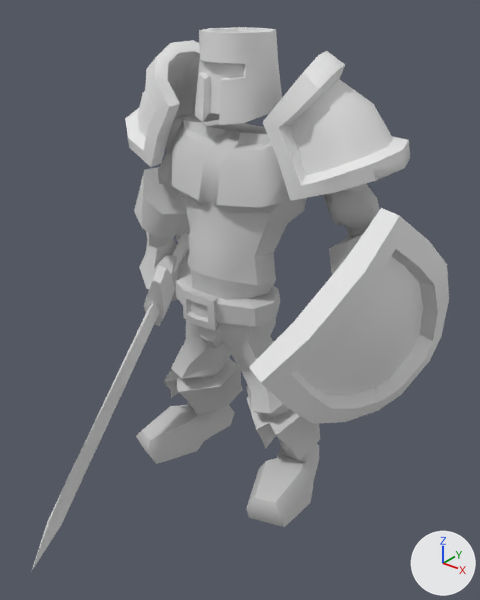
What one commit did to the FBX model Assets/Meshes/Knight.FBX.
Before and after are seen from a 50 mm lens placed at (1.58, -1.9, 2.06), pointed at (0.14, -0.11, 0.94). The lights are fixed; the arrows at lower right show +X, +Y and +Z. Where no turn or scale is listed for an object, it has been applied to the vertices.

Names of what the first picture shows: 'Sword_ArmL', 'Sword_ArmR', 'Sword_Body', 'Sword_Head', 'Sword_Shield', 'Sword_ShoulderL', 'Sword_ShoulderR', 'Sword_Trousers', 'Sword_sword'.
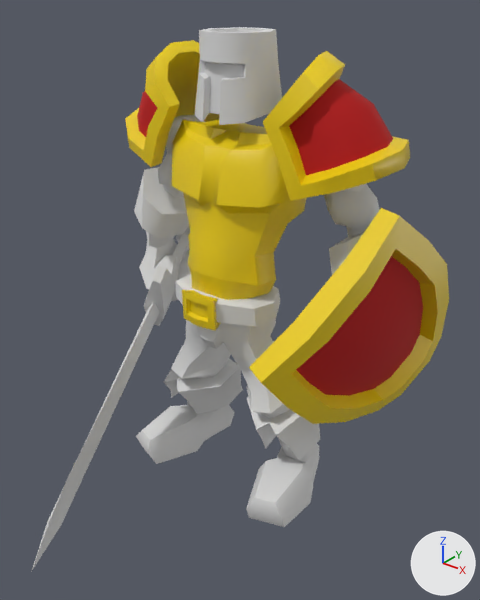
Boxes (x1, y1, x2, y2) around the edits, measured in the pictures (480 x 600 px):
'Sword_Body', recoloured (grey to yellow): (172, 120, 306, 300) in both
part 1 of me_sword_shield_ncl1_1, recoloured (grey to red): (296, 256, 423, 396) in both
part 2 of me_sword_shield_ncl1_1, recoloured (white to yellow): (249, 208, 449, 424) in both
part 3 of me_sword_shoulderl_ncl1_1, recoloured (grey to red): (289, 79, 393, 175) in both
part 4 of me_sword_shoulderl_ncl1_1, recoloured (white to yellow): (263, 51, 410, 201) in both
part 5 of me_sword_shoulderr_ncl1_1, recoloured (grey to red): (137, 91, 157, 137) in both
part 6 of me_sword_shoulderr_ncl1_1, recoloured (grey to yellow): (125, 40, 219, 167) in both
part 7 of me_sword_trousers_ncl1_1, recoloured (grey to yellow): (182, 290, 220, 331) in both

What the commit changed:
Material 'Gold' (mat_gold) is new.
Its base color is (0.843, 0.616, 0.0) (yellow #edce00).
Its roughness is 0.414.
Material 'AllianceColor' (mat_alliancecolor) is new.
Its base color is (0.475, 0.0, 0.0) (red #b70000).
Its roughness is 0.859.
Material 'Material #0' (mat_material__0) is new.
Its base color is (0.588, 0.588, 0.588) (light grey #cacaca).
Its roughness is 0.859.
me_sword_shoulderr_ncl1_1 has 84 vertices, 164 faces and spans x -0.673..-0.152, y -0.239..0.237, z -0.242..0.222.
me_sword_shoulderr_ncl1_1 is used by ob_sword_shoulderr; location (0.013, 0.171, 1.609).
me_sword_shoulderr_ncl1_1 part 5: 28 of the faces centred in x -0.572..-0.292, y -0.18..0.166, z -0.102..0.107 switch from no material to mat_alliancecolor (red #b70000).
me_sword_shoulderr_ncl1_1 part 6: 136 of the faces centred in x -0.657..-0.185, y -0.236..0.232, z -0.222..0.207 switch from no material to mat_gold (yellow #edce00).
me_sword_trousers_ncl1_1 has 229 vertices, 454 faces and spans x -0.432..0.432, y -0.246..0.28, z -0.001..0.955.
me_sword_trousers_ncl1_1 is used by ob_sword_trousers; location (0.0, 0.0, 0.0).
me_sword_trousers_ncl1_1 part 7: all 44 faces centred in x -0.08..0.081, y -0.203..-0.159, z 0.829..0.95 switch from mat_01___default (light grey #cacaca) to mat_gold (yellow #edce00).
me_sword_body_ncl1_1 has 90 vertices, 176 faces and spans x -0.287..0.287, y -0.164..0.255, z -0.322..0.322.
me_sword_body_ncl1_1 no longer uses material mat_01___default (light grey #cacaca).
me_sword_body_ncl1_1 now uses material mat_gold (yellow #edce00).
me_sword_shoulderl_ncl1_1 has 84 vertices, 164 faces and spans x 0.096..0.62, y -0.252..0.223, z -0.244..0.221.
me_sword_shoulderl_ncl1_1 is used by ob_sword_shoulderl; location (0.013, 0.171, 1.609).
me_sword_shoulderl_ncl1_1 part 3: 28 of the faces centred in x 0.236..0.521, y -0.196..0.15, z -0.104..0.105 switch from no material to mat_alliancecolor (red #b70000).
me_sword_shoulderl_ncl1_1 part 4: 136 of the faces centred in x 0.13..0.603, y -0.249..0.216, z -0.223..0.206 switch from no material to mat_gold (yellow #edce00).
me_sword_shield_ncl1_1 has 64 vertices, 124 faces and spans x -0.037..0.305, y -0.63..0.443, z -0.483..0.549.
me_sword_shield_ncl1_1 is used by ob_sword_shield; location (0.451, 0.199, 0.826).
me_sword_shield_ncl1_1 part 1: 24 of the faces centred in x 0.077..0.221, y -0.376..0.231, z -0.283..0.293 switch from no material to mat_alliancecolor (red #b70000).
me_sword_shield_ncl1_1 part 2: 98 of the faces centred in x -0.004..0.292, y -0.573..0.416, z -0.451..0.506 switch from no material to mat_gold (yellow #edce00).
me_sword_shield_ncl1_1 now uses material mat_material__0 (light grey #cacaca).
